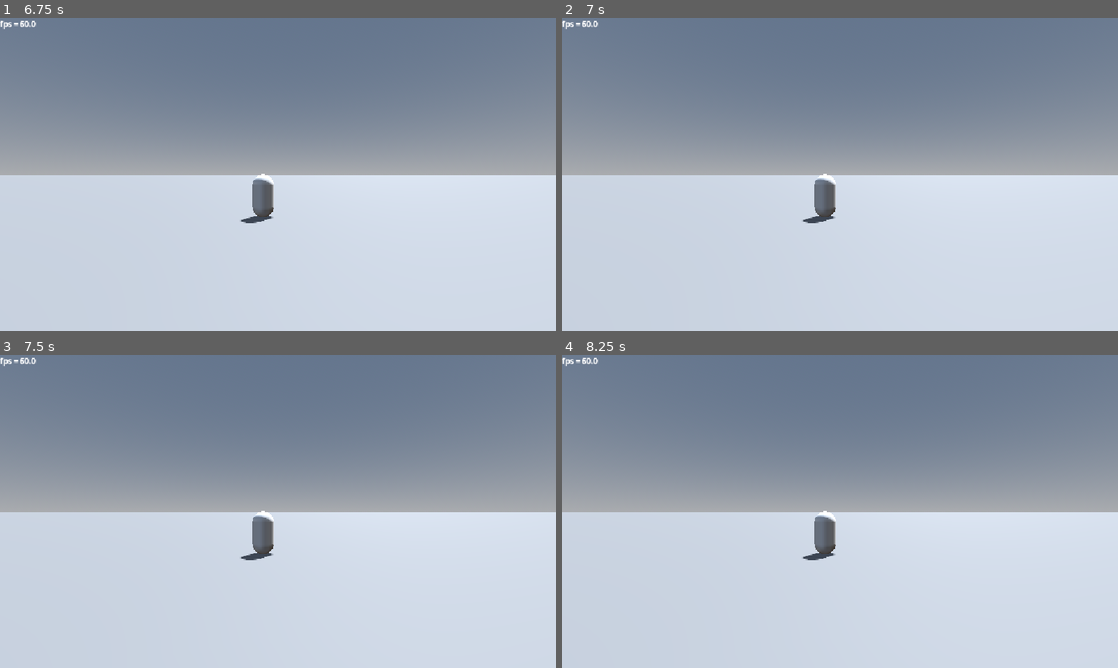
Above: before the commit, frames 1-4 (two rows, left to right).
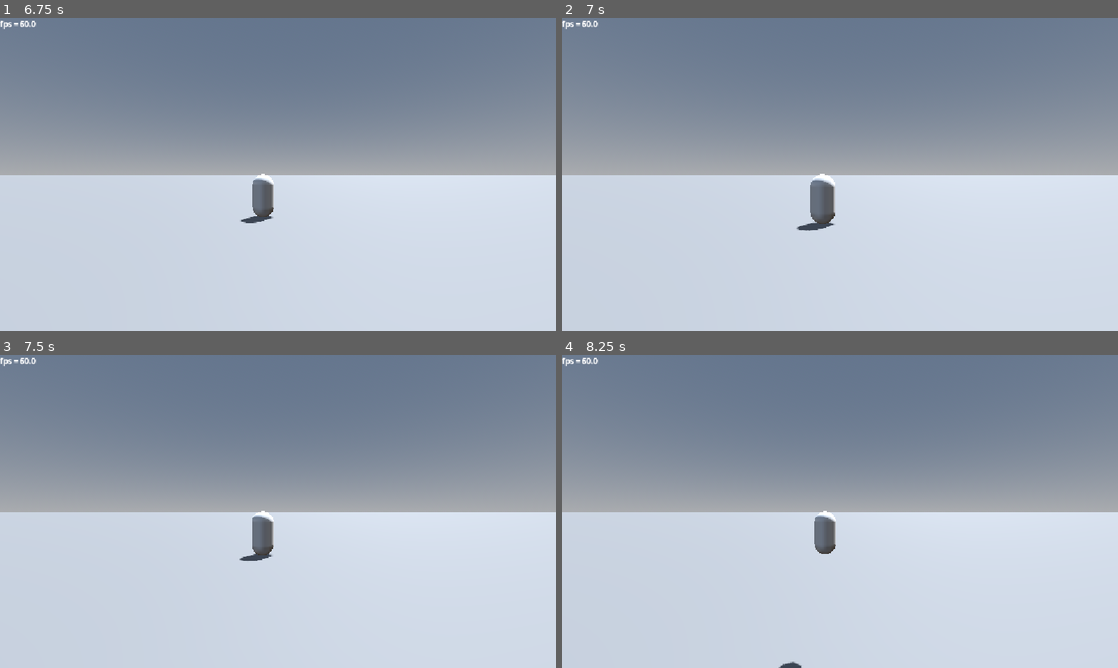
Above: after the commit, the same moments.

Repository: mrgarso/azure-latch
Game: Godot game, scene res://scenes/main_menu.tscn
The game is run twice, just before and just after one commit, with the same random seed, the same clock (stepped at 60 frames per second) and the same inputs. The engine's default icon, where the game draws it, is replaced by a stand-in: a white triangle on a blue panel in a dark square.
Inputs (mouse positions are in pixels of both pictures, inside the frame that each line leads up to):
- Up to frame 1 (6.75 s): click (189, 133) at 0.52 s; type "12" at 0.6 s; click (366, 133) at 0.75 s; type "12" at 0.83 s; click "PLAY" at 1.25 s; tap Enter at 2, 5, 6.5 s; move the mouse to (400, 158) at 2.02 s; tap 1 (1) at 2.1 s; tap A (a) at 2.3, 2.85 s; move the mouse to (166, 190) at 2.77 s; tap D (d) at 3.05, 3.6 s; move the mouse to (333, 105) at 3.52 s; tap E (e) at 3.8, 4.35 s; tap Space (space) at 4.25, 5.85 s; move the mouse to (250, 237) at 4.27 s; tap S (s) at 4.55, 5.1 s; move the mouse to (444, 221) at 5.02 s; hold Space (space) 5.03-5.78 s; move the mouse to (111, 127) at 5.77 s; tap W (w) at 6.05, 6.6 s; move the mouse to (305, 174) at 6.52 s
- Up to frame 2 (7 s): tap 1 (1) at 6.8 s
- Up to frame 3 (7.5 s): move the mouse to (194, 433) at 7.27 s; tap 1 (1) at 7.35 s
- Up to frame 4 (8.25 s): tap A (a) at 7.55, 8.1 s; tap Space (space) at 8 s; move the mouse to (962, 495) at 8.02 s

Frame 1 is identical in both runs. In frame 2, 0.4% of the frame differs, in the area x 42-50%, y 49-68%; in frame 3, less than 0.1%; in frame 4, 0.1%.
Error before the commit: Invalid access to property or key 'ball' on a base object of type 'Nil'. (res://scripts/skills/movement.gd:15)

Commit message:
acomodamiento de hitbox

Diff:
--- a/scripts/skills/movement.gd
+++ b/scripts/skills/movement.gd
@@ -12,8 +12,9 @@
 				SB.velocity(get_parent(), true, Vector3(0,1,-6), tackle_duration, 0.923)
 				var enemy_tackled := SB.hitbox_detailed_list
 				for i in int(Engine.physics_ticks_per_second * tackle_duration):
-					if player.ball != null or enemy_tackled["collided"].ball != null:
-						break
+					#if player.ball != null:
+						#if enemy_tackled["collided"].ball != null:
+							#break
 					enemy_tackled = await SB.hitbox_detailed(player, Vector3.ONE * 5, Vector3.ZERO, (Engine.time_scale / Engine.physics_ticks_per_second) * 1, SB.HitboxTargets.PLAYERS)
 
 					#print(enemy_tackled)
--- a/scripts/skills/skill_builder.gd
+++ b/scripts/skills/skill_builder.gd
@@ -160,7 +160,9 @@
 	BALL = 3
 }
 
-func hitbox(parent: Player = null, size := Vector3.ONE * 10, offset := Vector3.ZERO, duration := 1.0, target := HitboxTargets.BALL) -> void:
+func hitbox(parent: Player = null, size := Vector3.ONE * 10, offset := Vector3.ZERO, \
+duration := 1.0, target := HitboxTargets.BALL, include_ball_holder := false, \
+include_not_ball_holder := true, include_teammates := false, include_enemies := true) -> void:
 	var area := Area3D.new()
 	var collision := CollisionShape3D.new()
 	@warning_ignore("unused_variable")
@@ -194,7 +196,9 @@
 		"class": &""
 		}
 
-func hitbox_detailed(parent: Player = null, size := Vector3.ONE * 10, offset := Vector3.ZERO, duration := 1.0, target := HitboxTargets.BALL) -> Dictionary:
+func hitbox_detailed(parent: Player = null, size := Vector3.ONE * 10, offset := Vector3.ZERO, \
+duration := 1.0, target := HitboxTargets.BALL, include_ball_holder := false, \
+include_not_ball_holder := true, include_teammates := false, include_enemies := true) -> Dictionary:
 	var area := Area3D.new()
 	var collision := CollisionShape3D.new()
 	@warning_ignore("unused_variable")
@@ -221,14 +225,14 @@
 		var space_state: PhysicsDirectSpaceState3D = parent.get_world_3d().direct_space_state
 		var intersections := space_state.intersect_shape(query)
 		if not intersections.is_empty():
-			for t in intersections:
-				var detected_area = t.collider as Area3D
-				if detected_area and detected_area.get_parent() != parent:
-					collided = true
-					target_hit = detected_area.get_parent()
+			for t in space_state.intersect_shape(query):
+				var other := (t.collider as Node).get_parent() as Player
+				if _is_valid_target(other, parent, include_ball_holder,
+						include_not_ball_holder, include_teammates, include_enemies):
+					target_hit = other
 					break
-		if collided:break
-		await wait(1)
+			if target_hit: break
+			await wait(1)
 	delete(area, 0.0)
 	if target_hit is Ball:
 		parent.ball = target_hit
@@ -241,6 +245,21 @@
 		"class":target_hit.get_script().get_global_name()
 		}
 
+func _is_valid_target(target: Player, parent: Player, include_ball_holder: bool,
+		include_not_ball_holder: bool, include_teammates: bool, include_enemies: bool) -> bool:
+	if target == null or target == parent:
+		return false
+
+	var has_ball := target.ball != null
+	if has_ball and not include_ball_holder: return false
+	if not has_ball and not include_not_ball_holder: return false
+
+	var is_teammate :bool= target.team == parent.team
+	if is_teammate and not include_teammates: return false
+	if not is_teammate and not include_enemies: return false
+
+	return true
+
 func player_state(target : Player = null, grab_ball := true, iframes := false, duration := 1.0) -> void:
 	var before := {
 		"grab": target.can_grab_ball,
